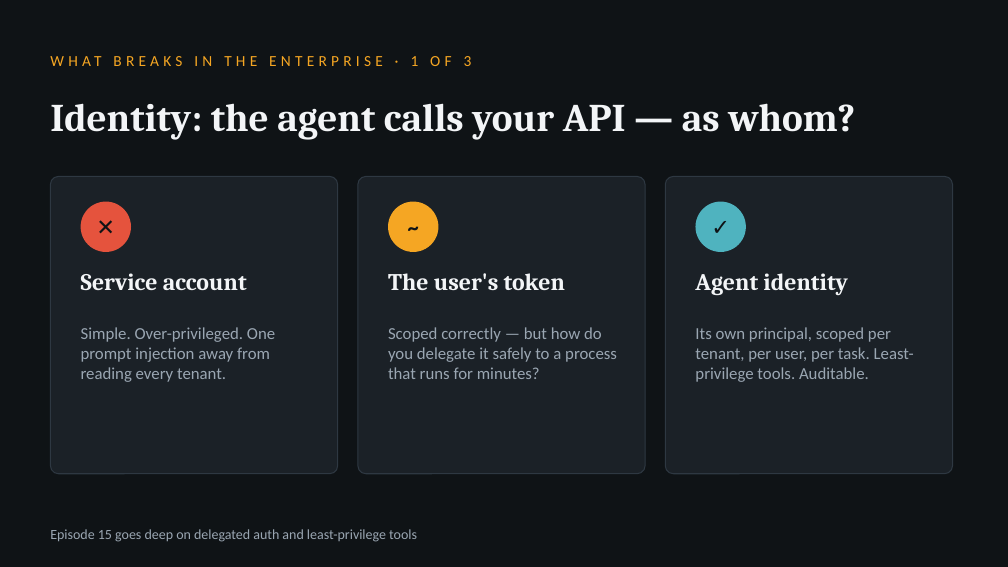
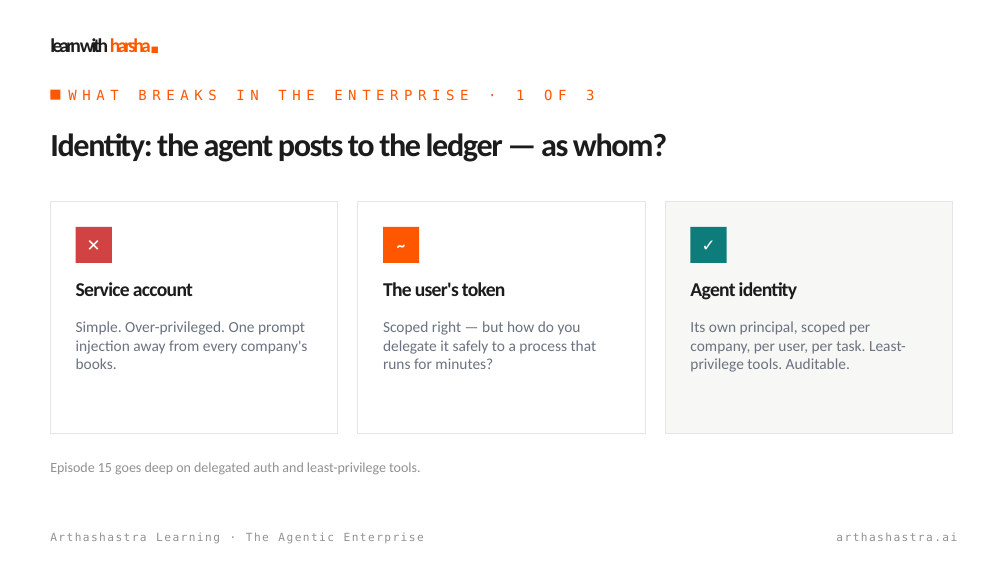
Before and after one commit to harsha47ai/agentic-ai, a slide deck: slide 9 of episodes/01-what-is-an-agent/slides/ep01-what-is-an-agent.pptx (slide 11 before the commit). Drawn at 1008x567 pixels with LibreOffice and Linux fonts; fonts in the diff are those of the drawing; background and template pictures are left out. Boxes give left, top, right and bottom in pixels: in the first picture for what was removed or moved away, otherwise in the second. Text is boxed around its words. In the diff, an @@ line names an element or a change of style, - is before the commit and + after.

Commit message:
Decks for Ep 1–3 in the 'learn with harsha' design; brand theme

```diff
--- a/episodes/01-what-is-an-agent/slides/ep01-what-is-an-agent.pptx
+++ b/episodes/01-what-is-an-agent/slides/ep01-what-is-an-agent.pptx
@@ background #0F1316 to picture (left out) @@
@@ text added at (50,38,151,52), 14 pt, text #1C1C1C, bold @@
+learn with harsha■
@@ text "WHAT BREAKS IN THE ENTERPRISE ...": place and size @@
-text "WHAT BREAKS IN THE ENTERPRISE ..." at (411,56,472,66)
+text "WHAT BREAKS IN THE ENTERPRISE ..." at (68,89,594,101)
@@ text "WHAT BREAKS IN THE ENTERPRISE ..." at (68,89,594,101): size 11 to 10 pt, font Calibri to DejaVu Sans Mono, text colour #F5A623 to #FF5700, letter spacing 3 to 4 pt @@
@@ rectangle added at (50,90,60,100), fill #FF5700 @@
@@ text at (50,133,667,162): text changed; size 28 to 23 pt; font Cambria to Calibri; text colour #F3F5F7 to #1C1C1C @@
-Identity: the agent calls your API — as whom?
+Identity: the agent posts to the ledger — as whom?
@@ rounded rectangle removed at (50,176,338,474) @@
@@ rounded rectangle removed at (358,176,645,474) @@
@@ rounded rectangle removed at (665,176,953,474) @@
@@ rectangle added at (50,202,338,433), fill #FFFFFF, outline #E5E5E5 0.75 pt @@
@@ ellipse removed at (81,202,131,252) @@
@@ rectangle added at (358,202,645,433), fill #FFFFFF, outline #E5E5E5 0.75 pt @@
@@ ellipse removed at (388,202,438,252) @@
@@ rectangle added at (665,202,953,433), fill #F7F7F5, outline #E5E5E5 0.75 pt @@
@@ ellipse removed at (696,202,746,252) @@
@@ text "✕": place and size @@
-text "✕" at (81,202,131,252)
+text "✕" at (76,227,112,263)
@@ rectangle added at (76,227,112,263), fill #D14343 @@
@@ text "~": place and size @@
-text "~" at (388,202,438,252)
+text "~" at (383,227,419,263)
@@ rectangle added at (383,227,419,263), fill #FF5700 @@
@@ size 16 to 12 pt, text colour #0F1316 to #FFFFFF in 3 elements at (383,227,419,263), (76,227,112,263), (690,227,727,263) @@
@@ text "✓": place and size @@
-text "✓" at (696,202,746,252)
+text "✓" at (690,227,727,263)
@@ rectangle added at (690,227,727,263), fill #0E7C7B @@
@@ text "Service account": place and size @@
-text "Service account" at (81,273,247,290)
+text "Service account" at (76,282,193,296)
@@ text "The user's token": place and size @@
-text "The user's token" at (388,273,565,290)
+text "The user's token" at (383,282,506,296)
@@ size 17 to 14 pt, font Cambria to Calibri, text colour #F3F5F7 to #1C1C1C, letter spacing 0 to -0.5 pt in 3 elements at (76,282,193,296), (383,282,506,296), (690,282,797,300) @@
@@ text "Agent identity": place and size @@
-text "Agent identity" at (695,273,848,295)
+text "Agent identity" at (690,282,797,300)
@@ text at (76,321,308,369): text changed; size 12 to 11 pt; text colour #9AA6B2 to #6B7280 @@
-Simple. Over-privileged. One prompt injection away from reading every tenant.
+Simple. Over-privileged. One prompt injection away from every company's books.
@@ text at (383,321,597,369): text changed; size 12 to 11 pt; text colour #9AA6B2 to #6B7280 @@
-Scoped correctly — but how do you delegate it safely to a process that runs for minutes?
+Scoped right — but how do you delegate it safely to a process that runs for minutes?
@@ text at (690,321,906,372): text changed; size 12 to 11 pt; text colour #9AA6B2 to #6B7280 @@
-Its own principal, scoped per tenant, per user, per task. Least-privilege tools. Auditable.
+Its own principal, scoped per company, per user, per task. Least-privilege tools. Auditable.
@@ text at (50,462,420,475): text changed; text colour #9AA6B2 to #919191 @@
-Episode 15 goes deep on delegated auth and least-privilege tools
+Episode 15 goes deep on delegated auth and least-privilege tools.
@@ text "Episode 15 goes deep on ..." at (50,462,420,475): vertical alignment middle to top @@
@@ text added at (50,532,424,544), 8 pt, text #919191 @@
+Arthashastra Learning · The Agentic Enterprise
@@ text added at (836,532,957,541), 8 pt, text #919191 @@
+arthashastra.ai
```
Also in this commit, not shown: 9 other slides changed, 2 slides added, 5 slides removed, 10 other files.
